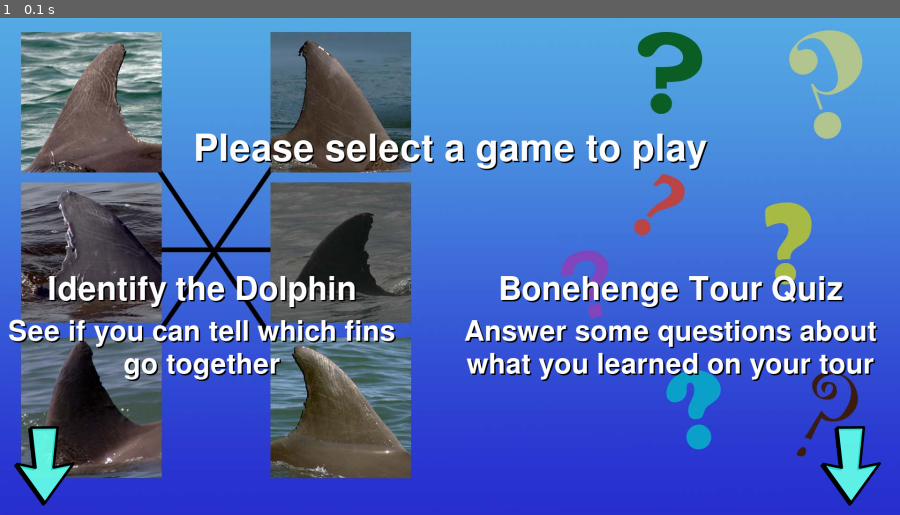
Above: before the commit, frame 1.
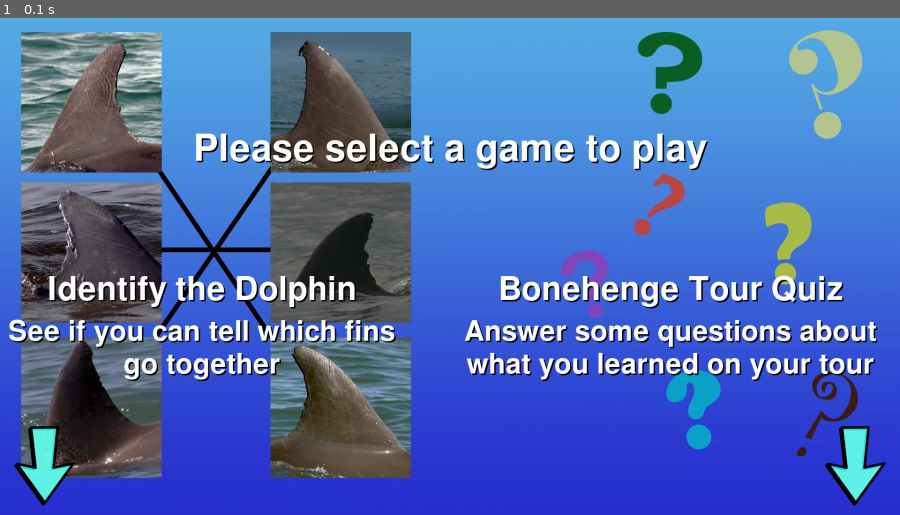
Above: after the commit, the same moment.

Repository: kpmn819/Dolphin-Project
Game: pygame game, started from Two-Game.py
Same seed, same stepped clock (60 frames per second), same inputs: the game is played once before the commit and once after it.
Inputs:
- Up to frame 1 (0.1 s): no input

The runs differ from the first frame. In frame 1, 0.4% of the frame differs, in the area x 91-99%, y 82-99%.

Commit message:
arrow pos fixed glow file added

Diff:
--- a/Two-Game.py
+++ b/Two-Game.py
@@ -54,7 +54,7 @@
 red = (255, 0, 0)
 blue = (0, 0, 255)
 # only using arrows 0, 2 and 4 for now
-arrow_loc = ((30, 890), (500, 890), (895, 890), (1315, 890), (1750, 890))
+arrow_loc = ((30, 890), (462, 890), (895, 890), (1327, 890), (1760, 890))
 
 # may be used later to select game 1 or 2
 game1 = True
@@ -459,7 +459,7 @@
     for items in rnums:
         # use the rnums list to index your_pic list to get the pictures
         display.blit(blue_arrow, arrow_loc[i])
-        display.blit(your_pic[rnums[i]],(choicesx, choicesy))
+        display.blit(your_pic[items],(choicesx, choicesy))
         i = i + 1
         choicesx = choicesx + 380 # spacing for choices pics
 
Binary file added: graphics/Glow.png
